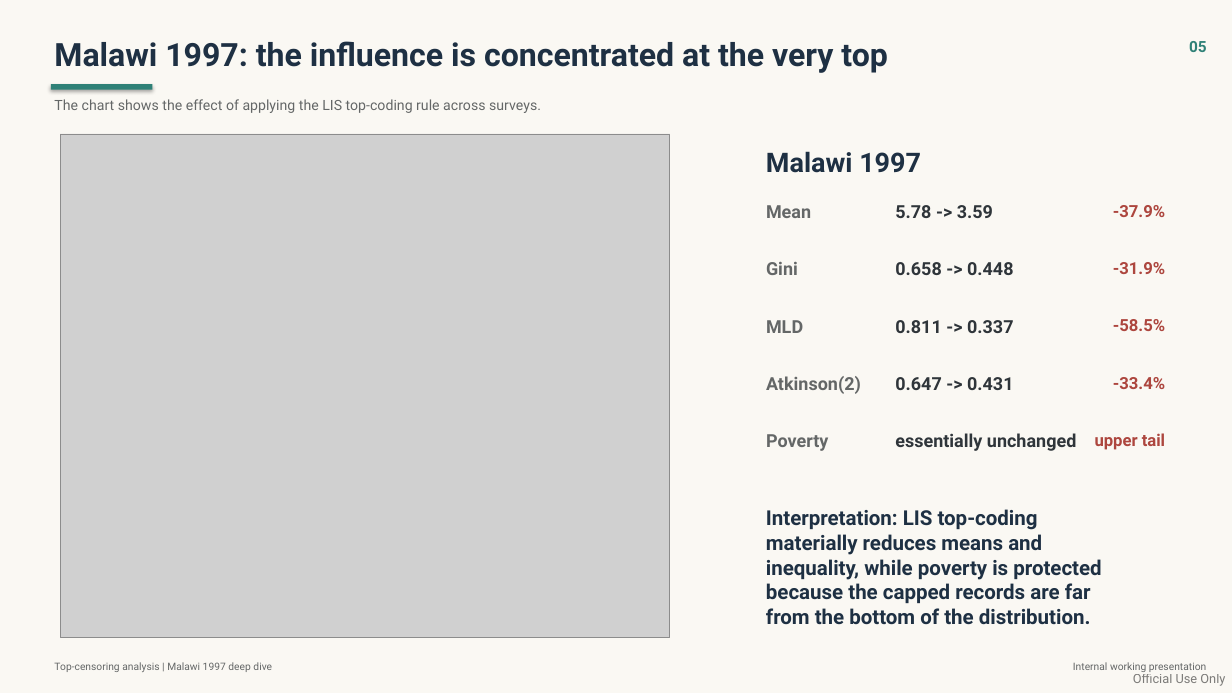
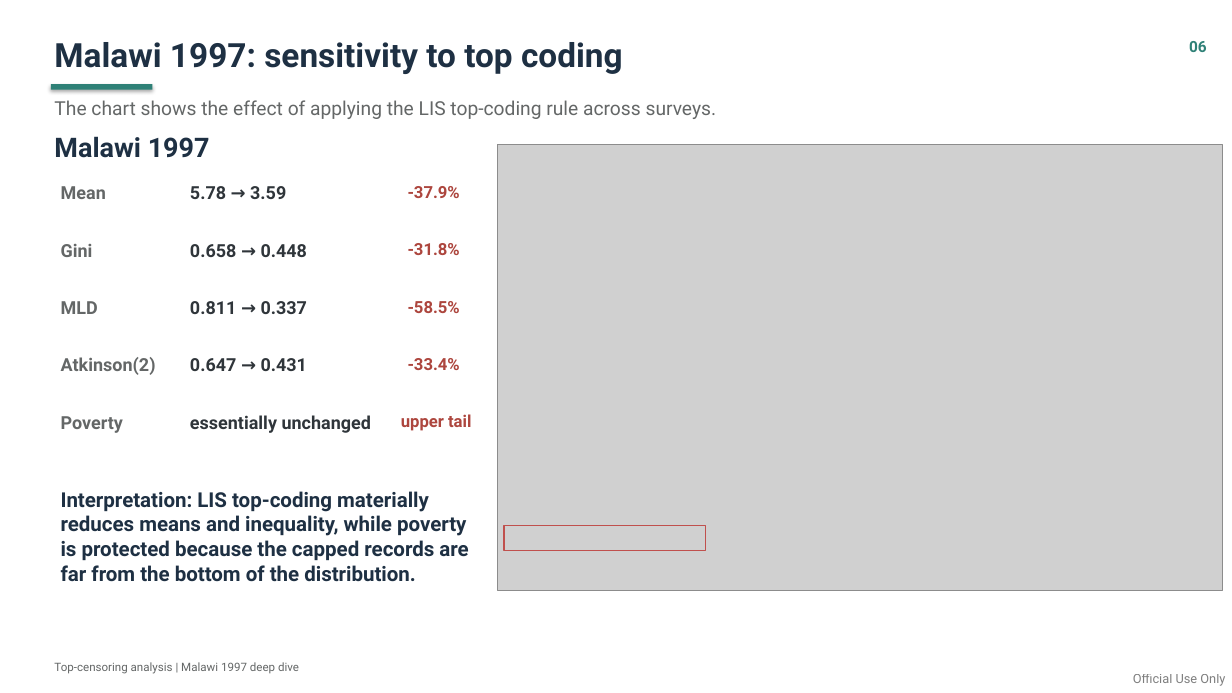
Before and after one commit to daniavayu/bindata_check, a slide deck: slide 7 of top_censoring/top_censoring_slides.pptx (slide 6 before the commit). Drawn at 1232x693 pixels with LibreOffice and Linux fonts; fonts in the diff are those of the drawing; grey boxes stand for pictures. Boxes give left, top, right and bottom in pixels: in the first picture for what was removed or moved away, otherwise in the second. Text is boxed around its words. In the diff, an @@ line names an element or a change of style, - is before the commit and + after.

Commit message:
Clean generated analysis outputs

```diff
--- a/top_censoring/top_censoring_slides.pptx
+++ b/top_censoring/top_censoring_slides.pptx
@@ background #FAF8F3 to #FFFFFF @@
@@ text at (54, 42, 623, 74): text changed; size 25 to 26 pt @@
-Malawi 1997: the influence is concentrated at the very top
+Malawi 1997: sensitivity to top coding
@@ text at (1189, 41, 1207, 52): text changed @@
-05
+06
@@ text "The chart shows the effect ..." at (54, 100, 717, 119): size 11 to 15 pt @@
@@ text "Malawi 1997": place and size @@
-text "Malawi 1997" at (766, 151, 921, 173)
+text "Malawi 1997" at (54, 136, 210, 158)
@@ picture removed at (60, 134, 670, 638) @@
@@ picture added at (497, 145, 1223, 591) @@
@@ text at (190, 186, 286, 199): text changed @@
-5.78 -> 3.59
+5.78 → 3.59
@@ text at (190, 244, 308, 257): text changed @@
-0.658 -> 0.448
+0.658 → 0.448
@@ text added at (408, 243, 460, 255), 13 pt, text #AD463E, bold @@
+-31.8%
@@ text removed at (1113, 262, 1165, 274) @@
--31.9%
@@ text at (190, 301, 308, 314): text changed @@
-0.811 -> 0.337
+0.811 → 0.337
@@ text at (190, 358, 308, 371): text changed @@
-0.647 -> 0.431
+0.647 → 0.431
@@ 9 texts: place and size @@
-9 texts at (766, 205, 1165, 451)
+9 texts at (61, 186, 460, 433)
@@ text "upper tail": place and size @@
-text "upper tail" at (1095, 433, 1165, 450)
+text "upper tail" at (401, 414, 471, 431)
@@ text "Interpretation: LIS top-coding materially reduces ..." rewrapped from (766, 509, 1101, 624) to (61, 491, 468, 582) @@
@@ rectangle added at (504, 526, 705, 551), outline #C0504D 1 pt @@
@@ text "Top-censoring analysis | Malawi 1997 ..." at (54, 662, 299, 674): size 8 to 9 pt @@
@@ text removed at (1073, 662, 1206, 672) @@
-Internal working presentation
```
Also in this commit, not shown: 8 other slides changed, 4 slides added, 2 slides removed, 27 other files.
